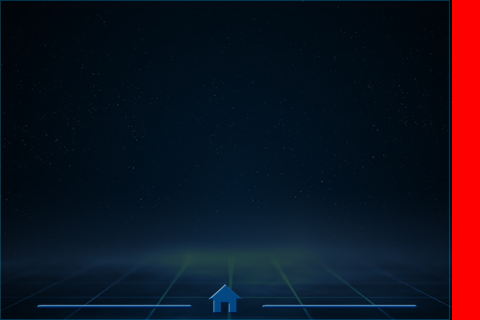
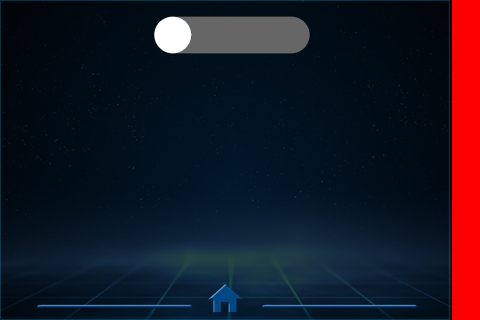
Layered file, before and after one edit (480x320). Changes by layer:
added layer "empty_status.png" above "Background" over [154, 16, 310, 54]
